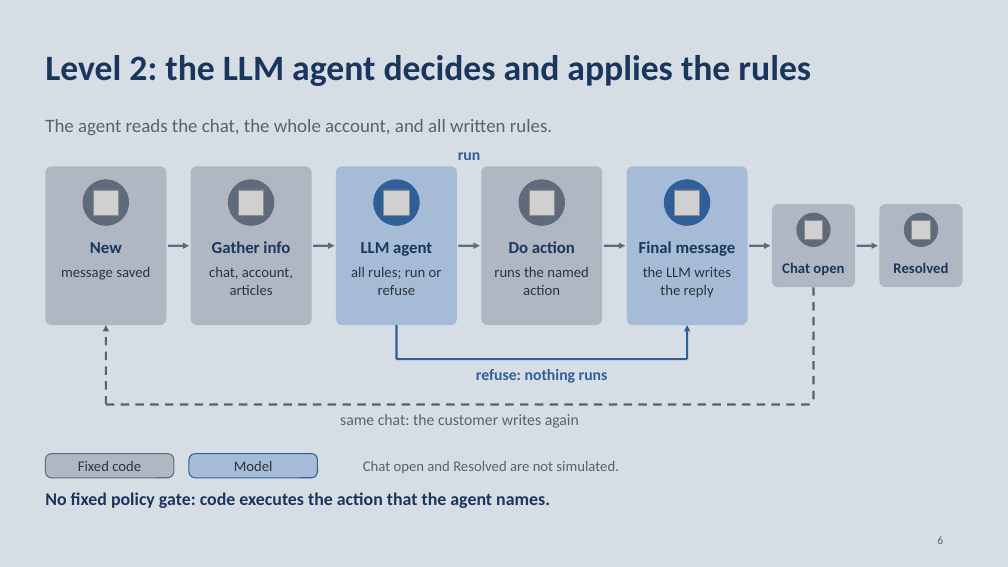
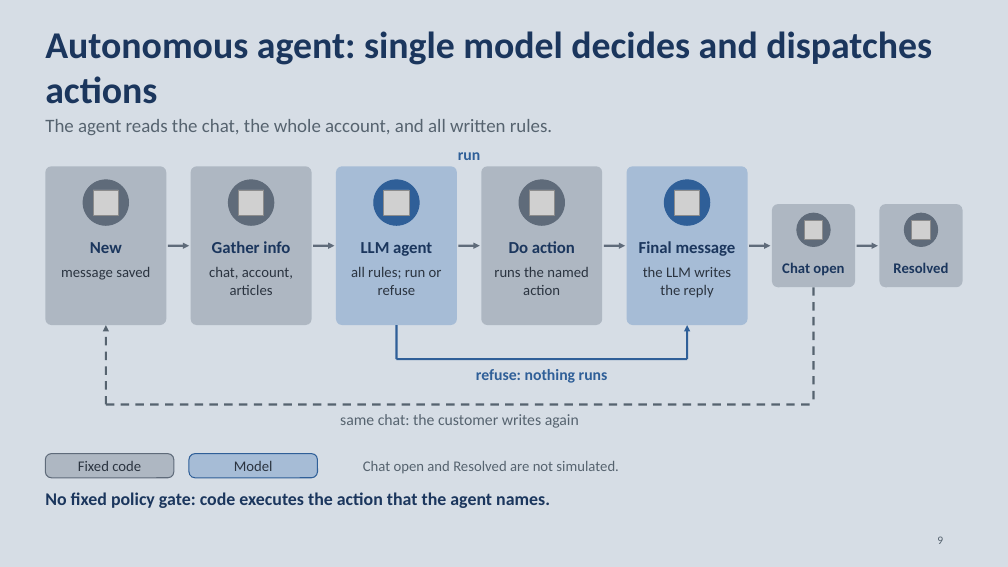
Before and after one commit to neilonthesky/english-presentation, a slide deck: slide 9 of slides/deck.pptx (slide 6 before the commit). Drawn at 1008x567 pixels with LibreOffice and Linux fonts; fonts in the diff are those of the drawing; grey boxes stand for pictures. Boxes give left, top, right and bottom in pixels: in the first picture for what was removed or moved away, otherwise in the second. Text is boxed around its words. In the diff, an @@ line names an element or a change of style, - is before the commit and + after.

```diff
--- a/slides/deck.pptx
+++ b/slides/deck.pptx
@@ text at (45, 31, 932, 104): text changed; size 34 to 36 pt @@
-Level 2: the LLM agent decides and applies the rules
+Autonomous agent: single model decides and dispatches actions
```
Also in this commit, not shown: 25 other slides changed, 6 slides added, 3 slides removed, 8 other files.
